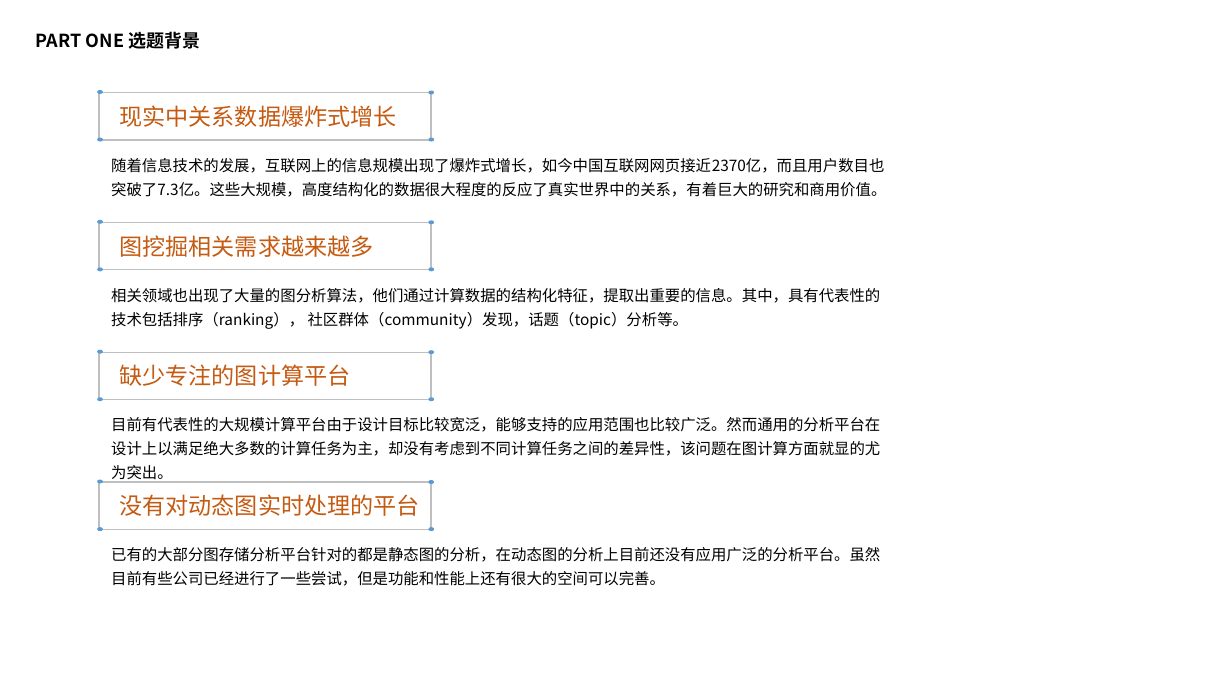
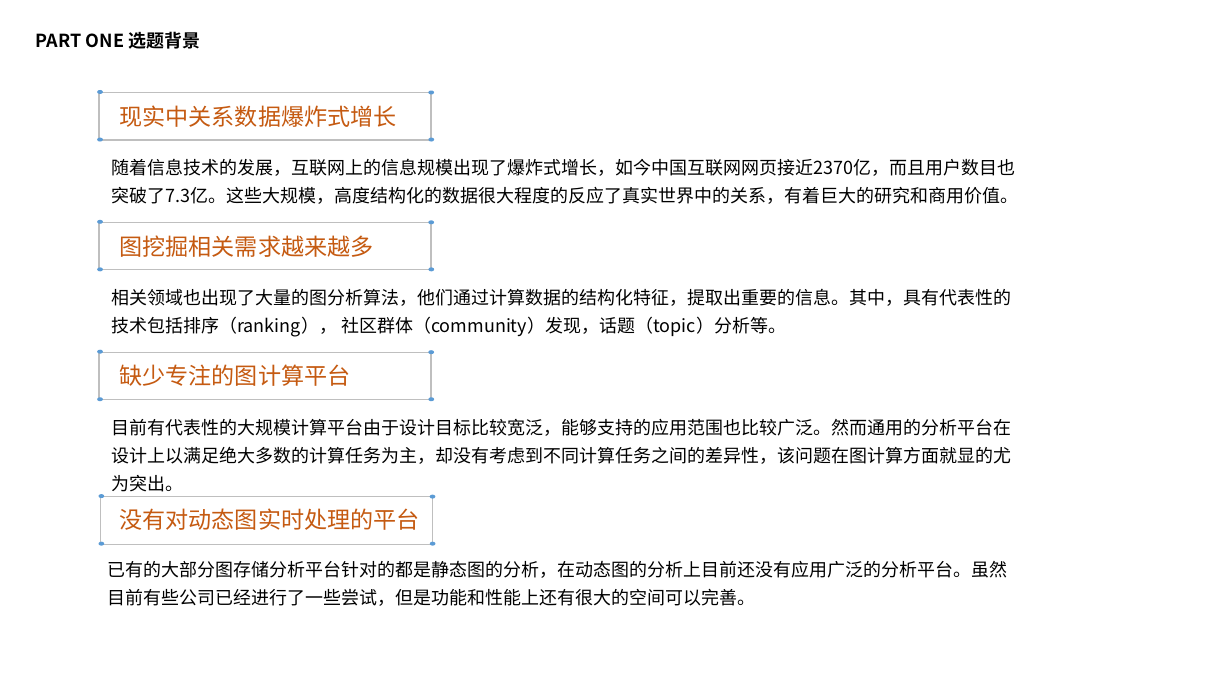
Before and after one commit to zhaobingcn/mypaper, a slide deck: slide 4 of 赵炳-答辩报告 [自动保存].pptx. Drawn at 1232x693 pixels with LibreOffice and Linux fonts; fonts in the diff are those of the drawing; background and template pictures are left out. Boxes give left, top, right and bottom in pixels: in the first picture for what was removed or moved away, otherwise in the second. Text is boxed around its words. In the diff, an @@ line names an element or a change of style, - is before the commit and + after.

```diff
--- a/赵炳-答辩报告 [自动保存].pptx
+++ b/赵炳-答辩报告 [自动保存].pptx
@@ 4 ellipses, 1 text, 1 rectangle: place and size @@
-4 ellipses, 1 text, 1 rectangle at (97,480,434,531)
+4 ellipses, 1 text, 1 rectangle at (99,494,435,545)
@@ size 12 to 14 pt in 4 elements at (111,419,1011,492), (111,159,1018,204), (111,289,1011,337), (108,561,1008,606) @@
@@ text "已有的大部分图存储分析平台针对的都是静态图的分析，在动态图的分析上目前还没有应用广泛的分析平台。虽然目前有些公司已经进行 ...": place and size @@
-text "已有的大部分图存储分析平台针对的都是静态图的分析，在动态图的分析上目前还没有应用广泛的分析平台。虽然目前有些公司已经进行 ..." at (111,547,880,586)
+text "已有的大部分图存储分析平台针对的都是静态图的分析，在动态图的分析上目前还没有应用广泛的分析平台。虽然目前有些公司已经进行 ..." at (108,561,1008,606)
```
Also in this commit, not shown: 6 other slides changed, 1 slide added, 2 other files.
